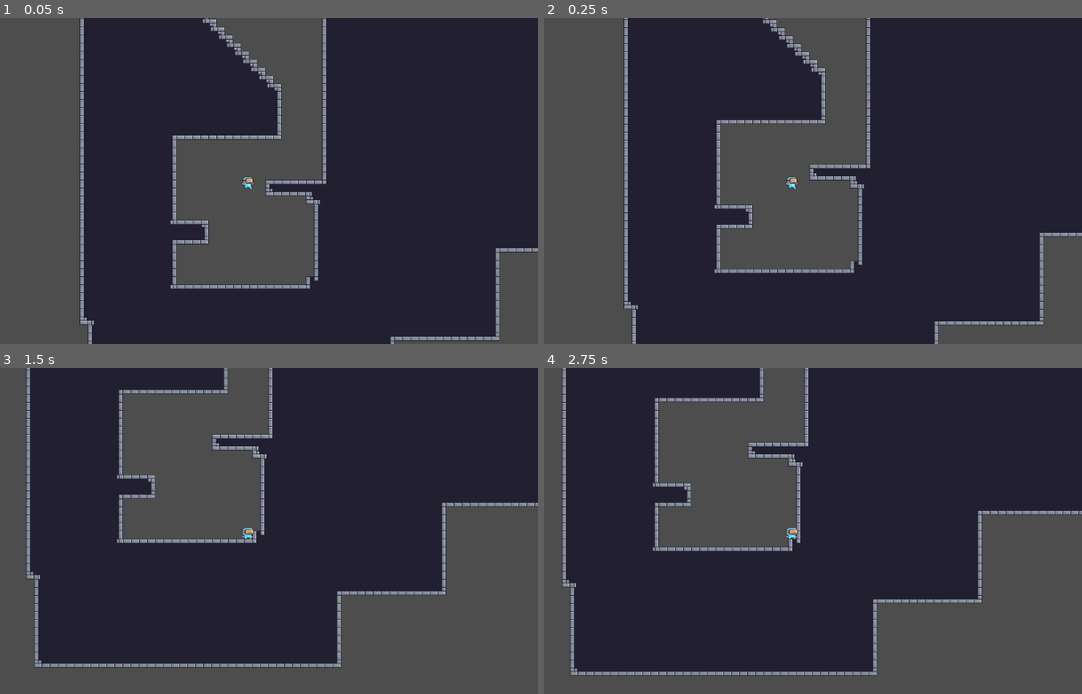
Above: before the commit, frames 1-4 (two rows, left to right).
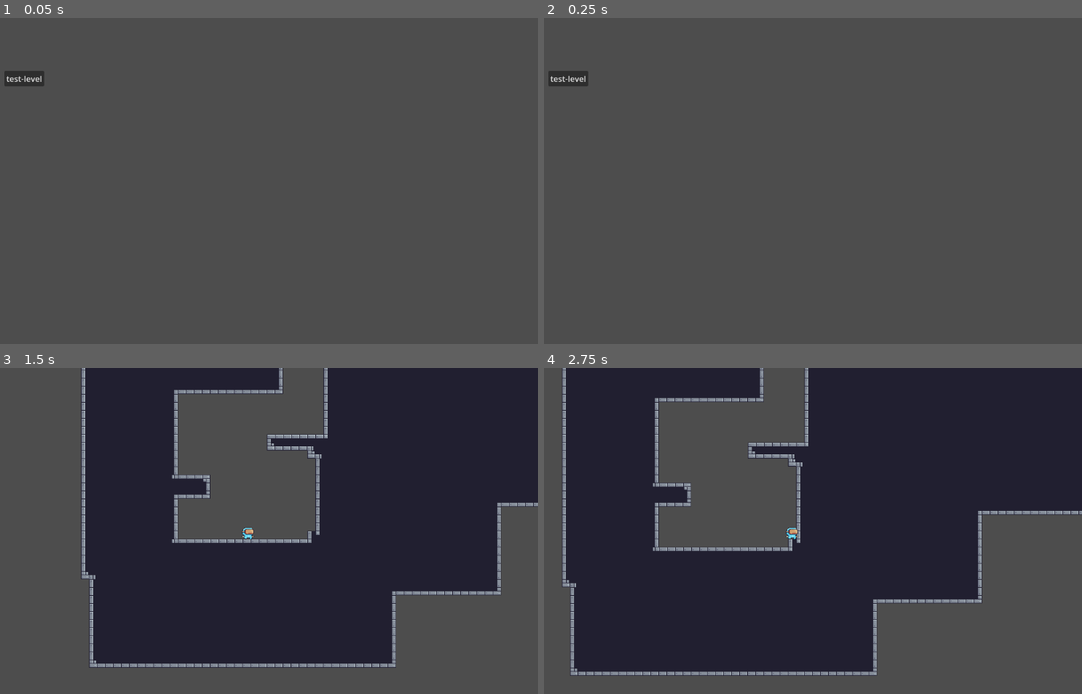
Above: after the commit, the same moments.

Repository: Snappydoodle/Shotgun-Platformer
Game: Godot game, scene res://scripts/levelSelect.tscn
The game is run twice, just before and just after one commit, with the same random seed, the same clock (stepped at 60 frames per second) and the same inputs. Before the commit the project starts from res://scripts/test_level.tscn.
Inputs (mouse positions are in pixels of both pictures, inside the frame that each line leads up to):
- Up to frame 1 (0.05 s): no input
- Up to frame 2 (0.25 s): no input
- Up to frame 3 (1.5 s): click (26, 429) at 0.5 s, where only the run after the commit has a clickable "test-level"; move the mouse to (376, 514) at 1.27 s; hold D (right) from 1.28 s (still down); click (376, 514) at 1.35 s
- Up to frame 4 (2.75 s): keep holding D (right); tap Space (jump) at 1.52, 2.27 s; move the mouse to (673, 547) at 2.02 s; click (673, 547) at 2.1 s

The runs differ from the first frame. In frame 1, 68% of the frame differs, in the area x 0-100%, y 0-100%; in frame 2, 68%; in frame 3, 27%; in frame 4, nothing differs.

Commit message:
adding level select

Diff:
--- a/project.godot
+++ b/project.godot
@@ -10,8 +10,8 @@
 
 [application]
 
-config/name="platformer (old)"
-run/main_scene="res://scripts/test_level.tscn"
+config/name="shotgun platformer"
+run/main_scene="res://scripts/levelSelect.tscn"
 config/features=PackedStringArray("4.2", "GL Compatibility")
 config/icon="res://icon.svg"
 
--- a/scripts/levelSelect.gd
+++ b/scripts/levelSelect.gd
@@ -9,3 +9,11 @@
 # Called every frame. 'delta' is the elapsed time since the previous frame.
 func _process(delta):
 	pass
+
+func enterLevel(levelName):
+	get_tree().change_scene_to_file(levelName)
+	return
+
+func _on_test_level_pressed():
+	enterLevel("res://scripts/test_level.tscn")
+	pass # Replace with function body.
--- a/scripts/levelSelect.tscn
+++ b/scripts/levelSelect.tscn
@@ -18,3 +18,5 @@
 offset_right = 174.0
 offset_bottom = 136.0
 text = "test-level"
+
+[connection signal="pressed" from="testLevel" to="." method="_on_test_level_pressed"]
